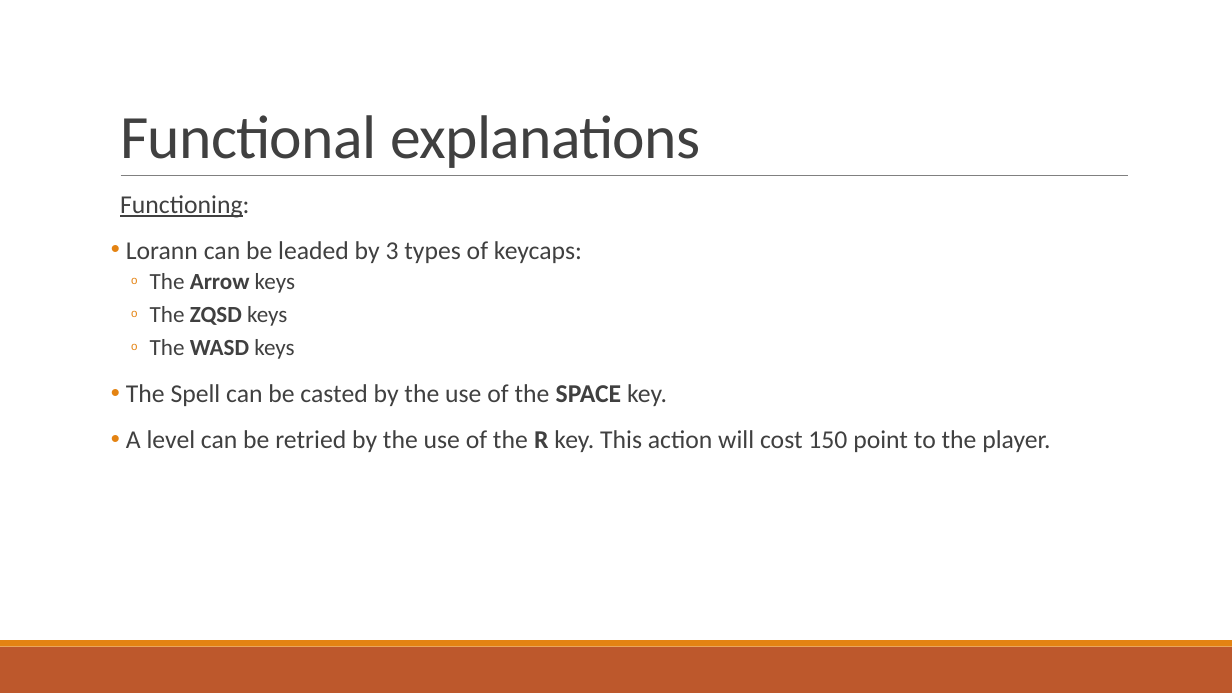
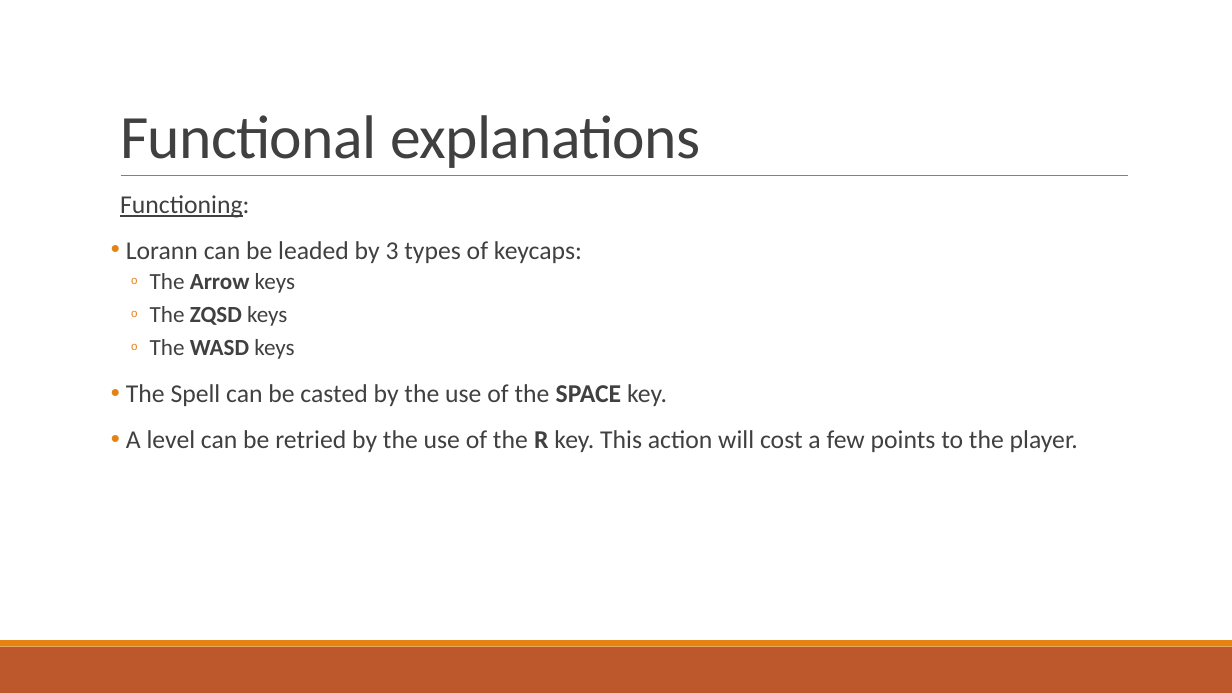
Before and after one commit to Studisys/Lorann-Java-Project----Exia-CESI-A1, a slide deck: slide 9 of Deliverables/Lorann - PowerPoint.pptx. Drawn at 1232x693 pixels with LibreOffice and Linux fonts; fonts in the diff are those of the drawing. Boxes give left, top, right and bottom in pixels: in the first picture for what was removed or moved away, otherwise in the second. Text is boxed around its words. In the diff, an @@ line names an element or a change of style, - is before the commit and + after.

Commit message:
edit pptx 78594587655211

```diff
--- a/Deliverables/Lorann - PowerPoint.pptx
+++ b/Deliverables/Lorann - PowerPoint.pptx
@@ text at <box>126,430,1078,452</box>: text changed @@
-• A level can be retried by the use of the R key. This action will cost 150 point to the player.
+• A level can be retried by the use of the R key. This action will cost a few points to the player.
```
Also in this commit, not shown: 3 other slides changed, 1 slide added.
